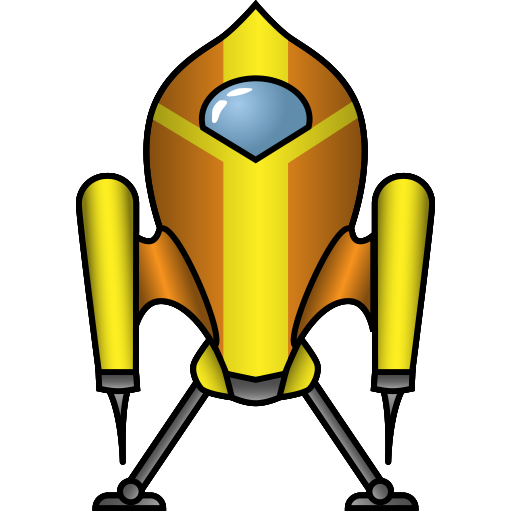
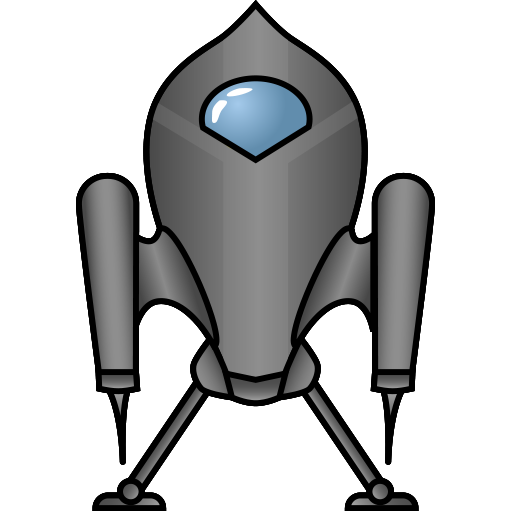
Layered file, before and after one edit (512x512). Changes by layer:
pixels changed over [81, 9, 430, 394] (layer not identified)
